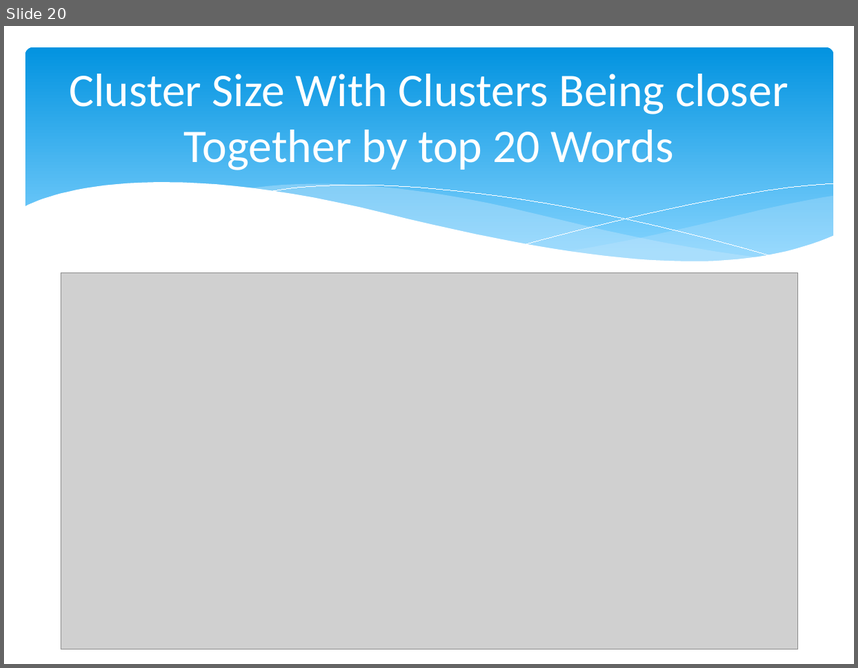
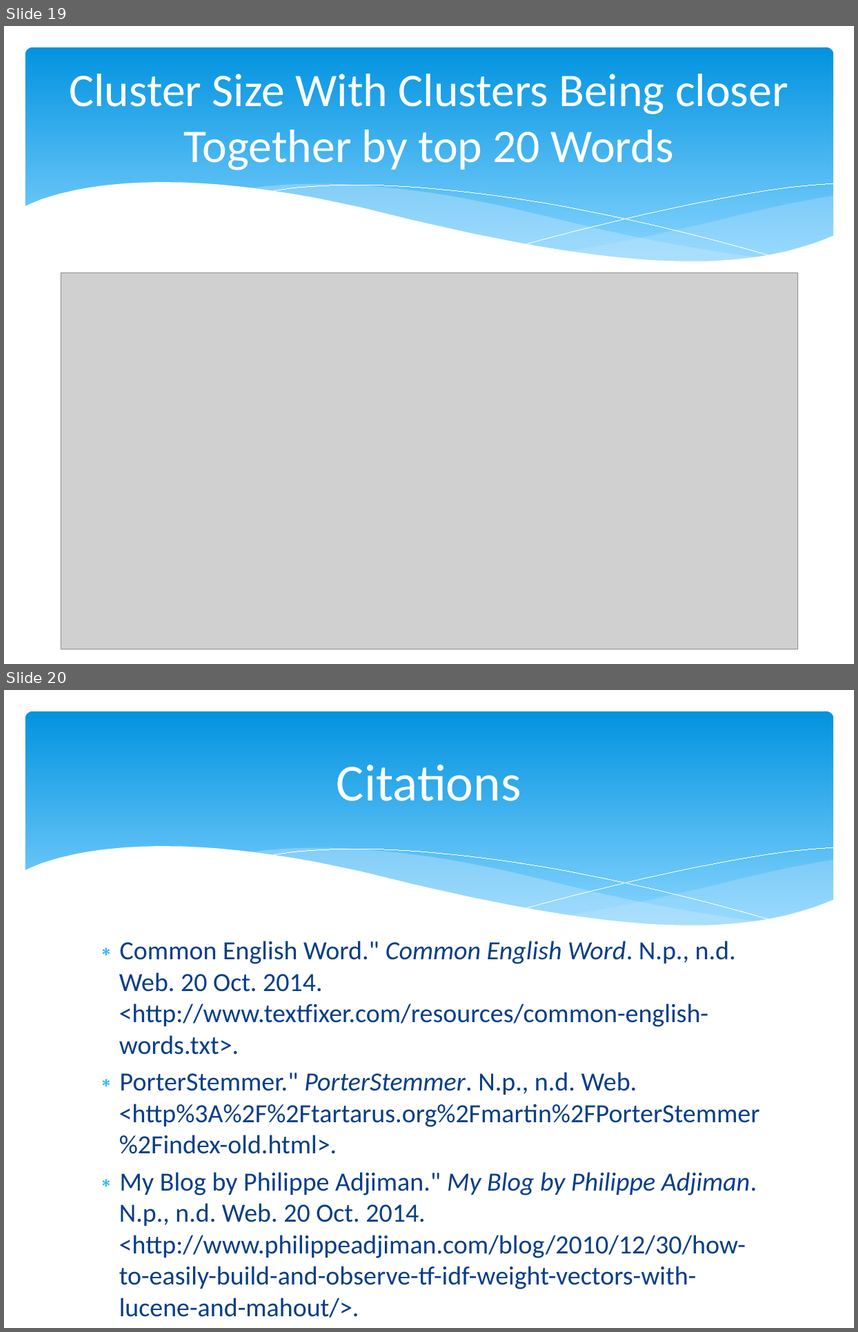
Before and after one commit to Mletter1/Challenge1, a slide deck: Presentation.pptx. Shown one above the other, each under a label of ours: slide 20 before the commit, slides 19 and 20 after it. The pictures are 858x668 and 858x1332 pixels, drawn with LibreOffice and Linux fonts; fonts in the diff are those of the drawing; grey boxes stand for pictures. Boxes give left, top, right and bottom in pixels: in the first picture for what was removed or moved away, otherwise in the second. Text is boxed around its words. In the diff, an @@ line names an element or a change of style, - is before the commit and + after.

```diff
--- a/Presentation.pptx
+++ b/Presentation.pptx
@@ slide 20 added at bbox=[4, 690, 854, 1328], background #FFFFFF; not listed: 6 template elements that a slide beside it also shows @@
@@ title added at bbox=[337, 765, 522, 801], 44 pt, text #FFFFFF @@
+Citations
@@ text added at bbox=[119, 940, 760, 1317], 22.2 pt, text #073E87 @@
+∗ Common English Word." Common English Word. N.p., n.d. Web. 20 Oct. 2014. <http://www.textfixer.com/resources/common-english-words.txt>.
+∗ PorterStemmer." PorterStemmer. N.p., n.d. Web. <http%3A%2F%2Ftartarus.org%2Fmartin%2FPorterStemmer%2Findex-old.html>.
+∗ My Blog by Philippe Adjiman." My Blog by Philippe Adjiman. N.p., n.d. Web. 20 Oct. 2014. <http://www.philippeadjiman.com/blog/2010/12/30/how-to-easily-build-and-observe-tf-idf-weight-vectors-with-lucene-and-mahout/>.
@@ what was slide 20 is now slide 19 @@
```
Also in this commit, not shown: 9 slides changed, 1 other slide added, 2 slides removed.
